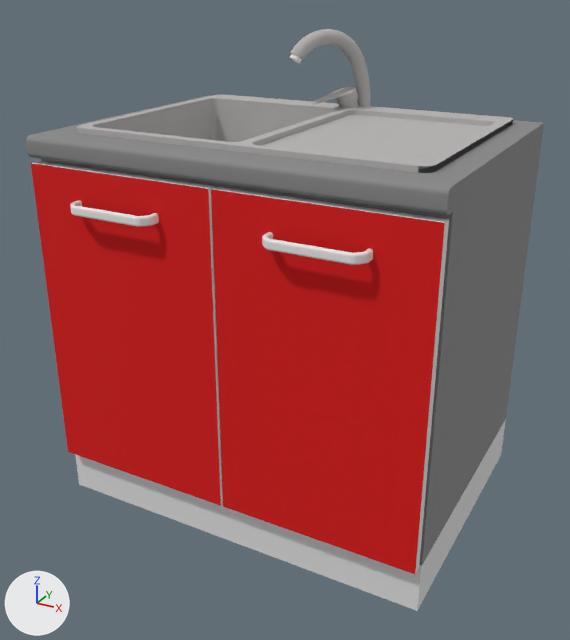
A saved change to the OBJ model trunk/3DModels/lucapresidente/lucapresidente/lavello/lavello.obj.
Rendered twice from a camera (50 mm lens) standing at (111.9, 35.0, 105.3) and looking at (40.5, 165.0, 40.3). Arrows for +X, +Y and +Z are at lower left; the lights stay in place. Where no turn or scale is listed for an object, it has been applied to the vertices.

The first picture shows 'lavello'.
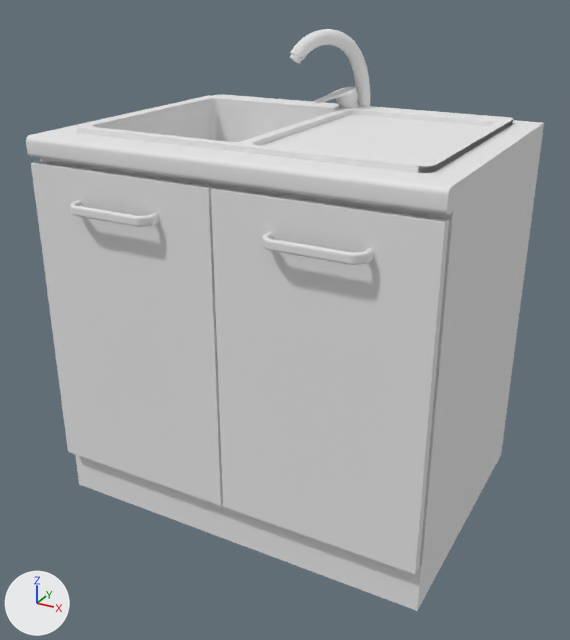
The change, as a list of edits to the scene's bpy script:
```text
Change mat_box272_4:
    mat_box272_4.base_color: (0.729, 0.0, 0.0) -> (0.8, 0.8, 0.8)  # red #de0000 -> white #e7e7e7
Change mat_line50_9:
    mat_line50_9.base_color: (0.251, 0.251, 0.251) -> (0.8, 0.8, 0.8)  # grey #898989 -> white #e7e7e7
Change mat_rectangle10_12:
    mat_rectangle10_12.base_color: (0.478, 0.459, 0.459) -> (0.8, 0.8, 0.8)  # grey #b8b4b4 -> white #e7e7e7
```

Where the change shows, as pixel boxes [x1, y1, x2, y2] in the pictures (570 x 640 px):
'lavello', recoloured: [26, 29, 544, 577] in both
